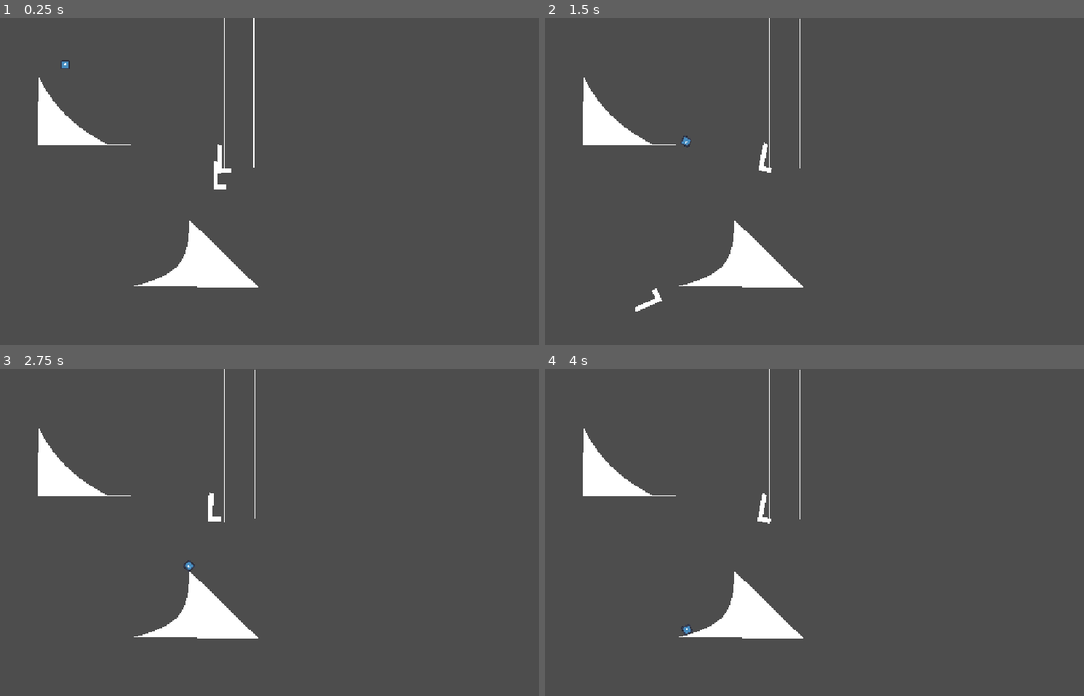
Above: before the commit, frames 1-4 (two rows, left to right).
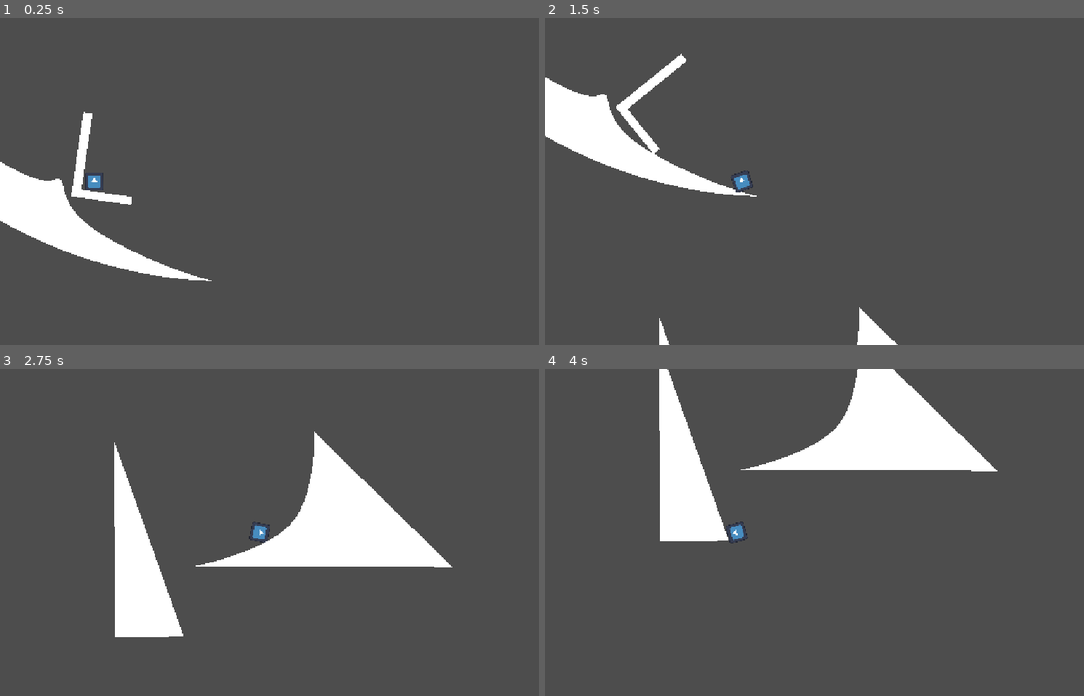
Above: after the commit, the same moments.

Repository: DVJ-2026-27/2D_p2
Game: Godot game, scene res://node_2d.tscn
Same seed, same stepped clock (60 frames per second), same inputs: the game is played once before the commit and once after it. The engine's default icon, where the game draws it, is replaced by a stand-in: a white triangle on a blue panel in a dark square.
Inputs:
- Up to frame 1 (0.25 s): no input
- Up to frame 2 (1.5 s): no input
- Up to frame 3 (2.75 s): no input
- Up to frame 4 (4 s): no input

The runs differ from the first frame. In frame 1, 7.5% of the frame differs, in the area x 0-48%, y 0-83%; in frame 2, 6.6%; in frame 3, 14%, in the area x 7-84%, y 0-83%; in frame 4, 14%.

Commit message:
feat: add more paths

Diff:
--- /dev/null
+++ b/ball.gd
@@ -0,0 +1,11 @@
+extends RigidBody2D
+
+
+# Called when the node enters the scene tree for the first time.
+func _ready() -> void:
+	pass # Replace with function body.
+
+
+# Called every frame. 'delta' is the elapsed time since the previous frame.
+func _process(delta: float) -> void:
+	pass
--- /dev/null
+++ b/main.gd
@@ -0,0 +1,12 @@
+extends Node2D
+
+
+# Called when the node enters the scene tree for the first time.
+func _ready() -> void:
+	pass # Replace with function body.
+
+
+# Called every frame. 'delta' is the elapsed time since the previous frame.
+func _process(delta: float) -> void:
+	$Camera2D.position = (Vector2($Camera2D.position.x, $Ball.position.y))
+	pass
--- a/node_2d.tscn
+++ b/node_2d.tscn
@@ -1,12 +1,14 @@
 [gd_scene format=3 uid="uid://dlv3bbb5ivlg8"]
 
 [ext_resource type="Script" uid="uid://csehclamhrs2s" path="res://plat_1.gd" id="1_0e48y"]
+[ext_resource type="Script" uid="uid://v5k4ucu5ppg7" path="res://main.gd" id="1_0hol4"]
 [ext_resource type="Texture2D" uid="uid://cd770mi6kgg04" path="res://icon.svg" id="2_0e48y"]
+[ext_resource type="Script" uid="uid://cd5vurqgrq7cr" path="res://ball.gd" id="2_0hol4"]
 [ext_resource type="Script" uid="uid://btcibx16fkhtt" path="res://rigid_body_2d_2.gd" id="3_epypp"]
 
 [sub_resource type="Curve2D" id="Curve2D_0e48y"]
 _data = {
-"points": PackedVector2Array(0, 0, 0, 0, 94, 145, -37.470978, -36.196453, 37.470978, 36.196453, 150, 224, 0, 0, 0, 0, 231, 280, 0, 0, 0, 0, 278, 280, 0, 0, 0, 0, 278, 282, 0, 0, 0, 0, 93, 282, 0, 0, 0, 0, 94, 145)
+"points": PackedVector2Array(0, 0, 0, 0, -22, 7, -19.22831, 7.45183, 19.22831, -7.45183, 59, 43, -54.02015, -32.908825, 54.02015, 32.908825, 107, 97, 0, 0, 0, 0, 216, 143, 91.27542, 42.222645, -91.27542, -42.222645, 43, 102, 0, 0, 0, 0, -27, 46, 0, 0, 0, 0, -22, 7)
 }
 point_count = 7
 
@@ -14,116 +16,128 @@
 
 [sub_resource type="CircleShape2D" id="CircleShape2D_2jouu"]
 
+[sub_resource type="GDScript" id="GDScript_q6r6c"]
+script/source = "extends StaticBody2D
+
+
+func _ready() -> void:
+	var points = $Path2D.curve.get_baked_points()
+	$Polygon2D.polygon = points
+	$CollisionPolygon2D.polygon = points
+"
+
 [sub_resource type="Curve2D" id="Curve2D_epypp"]
 _data = {
 "points": PackedVector2Array(0, 0, 0, 0, -69, 28, 0, 0, 0, 0, 68, 162, 0, 0, 0, 0, -68, 161, 0, 0, 0, 0, -187, 161, -27.851547, 27.201813, 27.851547, -27.201813, -94, 121, 0, 0, 0, 0, -69, 28)
 }
 point_count = 6
 
-[sub_resource type="RectangleShape2D" id="RectangleShape2D_2jouu"]
-size = Vector2(109, 20)
+[sub_resource type="Curve2D" id="Curve2D_q6r6c"]
+_data = {
+"points": PackedVector2Array(0, 0, 0, 0, 56, -99, 0, 0, 0, 0, 125, 95, 0, 0, 0, 0, 57, 96, 0, 0, 0, 0, 56, -99)
+}
+point_count = 4
+
+[sub_resource type="Curve2D" id="Curve2D_kdubu"]
+_data = {
+"points": PackedVector2Array(45.684116, 17.806015, -45.684116, -17.806015, 249, -98, 38.13005, 24.820505, -38.13005, -24.820505, 123, -98, 0, 0, 0, 0, 122, -20, 0, 0, 0, 0, 587, -20, 0, 0, 0, 0, 586, -72, -20.144178, -6.6547728, 20.144178, 6.6547728, 510, -83, 11.690818, 0.7194349, -11.690818, -0.7194349, 508, -29, -13.849122, -0.17985873, 13.849122, 0.17985873, 480, -30, 23.201777, -0.35971746, -23.201777, 0.35971746, 479, -88, 16.367144, 4.3166094, -16.367144, -4.3166094, 361, -93, 18.34559, 0.89929366, -18.34559, -0.89929366, 356, -36, 10.431807, 0, -10.431807, 0, 321, -38, -11.510959, -7.0144906, 11.510959, 7.0144906, 311, -95, 0, 0, 0, 0, 249, -98)
+}
+point_count = 14
+
+[sub_resource type="RectangleShape2D" id="RectangleShape2D_4i44c"]
+size = Vector2(17, 70)
 
 [node name="Node2D" type="Node2D" unique_id=1802570973]
+script = ExtResource("1_0hol4")
 
 [node name="plat1" type="StaticBody2D" parent="." unique_id=2137631412]
-position = Vector2(8, 6)
+position = Vector2(-99, -42)
 script = ExtResource("1_0e48y")
 
 [node name="Path2D" type="Path2D" parent="plat1" unique_id=2027012772]
-position = Vector2(-155, -112)
+position = Vector2(37, 43)
 curve = SubResource("Curve2D_0e48y")
 
 [node name="Polygon2D" type="Polygon2D" parent="plat1" unique_id=1307602314]
-position = Vector2(-155, -112)
 
 [node name="CollisionPolygon2D" type="CollisionPolygon2D" parent="plat1" unique_id=1575744239]
-position = Vector2(-155, -112)
 
-[node name="RigidBody2D" type="RigidBody2D" parent="." unique_id=719772311]
+[node name="Ball" type="RigidBody2D" parent="." unique_id=719772311]
 physics_material_override = SubResource("PhysicsMaterial_2jouu")
 gravity_scale = 0.6
+script = ExtResource("2_0hol4")
 
-[node name="CollisionShape2D" type="CollisionShape2D" parent="RigidBody2D" unique_id=2127859603]
+[node name="CollisionShape2D" type="CollisionShape2D" parent="Ball" unique_id=2127859603]
 shape = SubResource("CircleShape2D_2jouu")
 
-[node name="Sprite2D" type="Sprite2D" parent="RigidBody2D" unique_id=1143803584]
+[node name="Sprite2D" type="Sprite2D" parent="Ball" unique_id=1143803584]
 scale = Vector2(0.14453125, 0.14453125)
 texture = ExtResource("2_0e48y")
 
-[node name="Camera2D" type="Camera2D" parent="." unique_id=675413571]
-position = Vector2(447, 248)
-
 [node name="plat2" type="StaticBody2D" parent="." unique_id=459478618]
-position = Vector2(470, 408)
-script = ExtResource("1_0e48y")
+position = Vector2(-262, 118)
+script = SubResource("GDScript_q6r6c")
 
 [node name="Polygon2D" type="Polygon2D" parent="plat2" unique_id=841386376]
-position = Vector2(-155, -112)
+position = Vector2(549, 65)
 
 [node name="CollisionPolygon2D" type="CollisionPolygon2D" parent="plat2" unique_id=1903473057]
-position = Vector2(-155, -112)
+position = Vector2(549, 65)
 
 [node name="Path2D" type="Path2D" parent="plat2" unique_id=2143724161]
+position = Vector2(655, 11)
 curve = SubResource("Curve2D_epypp")
 
 [node name="RigidBody2D2" type="RigidBody2D" parent="." unique_id=151113819]
+position = Vector2(-19, -16)
 script = ExtResource("3_epypp")
 
 [node name="Polygon2D" type="Polygon2D" parent="RigidBody2D2" unique_id=1859065180]
-position = Vector2(2, -15)
-polygon = PackedVector2Array(307, 195, 307, 239, 324, 239, 324, 249, 298, 249, 298, 192)
+polygon = PackedVector2Array(6, -50, 6, 26, 57, 26, 57, 34, -3, 34, -3, -50)
 
 [node name="CollisionPolygon2D" type="CollisionPolygon2D" parent="RigidBody2D2" unique_id=321729718]
-position = Vector2(2, -15)
 
-[node name="RigidBody2D2" type="RigidBody2D" parent="RigidBody2D2" unique_id=809077915]
-script = ExtResource("3_epypp")
+[node name="PinJoint2D" type="PinJoint2D" parent="RigidBody2D2" unique_id=1163712924]
+position = Vector2(2, 30)
+node_a = NodePath("../../StaticBody2D")
+node_b = NodePath("..")
 
-[node name="Polygon2D" type="Polygon2D" parent="RigidBody2D2/RigidBody2D2" unique_id=145803504]
-position = Vector2(2, -15)
-polygon = PackedVector2Array(307, 195, 307, 239, 324, 239, 324, 249, 298, 249, 298, 192)
+[node name="StaticBody2D" type="StaticBody2D" parent="." unique_id=1373900128]
+position = Vector2(-260, 15)
 
-[node name="CollisionPolygon2D" type="CollisionPolygon2D" parent="RigidBody2D2/RigidBody2D2" unique_id=582750976]
-position = Vector2(2, -15)
+[node name="Camera2D" type="Camera2D" parent="." unique_id=675413571]
+position = Vector2(195, -6)
+zoom = Vector2(2, 2)
 
-[node name="RigidBody2D3" type="RigidBody2D" parent="." unique_id=859685700]
-position = Vector2(316, 219)
+[node name="StaticBody2D2" type="StaticBody2D" parent="." unique_id=803124502]
 
-[node name="Line2D" type="Line2D" parent="RigidBody2D3" unique_id=1795214119]
-position = Vector2(-240, -152)
-points = PackedVector2Array(239, -154, 239, 161)
-width = 2.0
+[node name="plat3" type="StaticBody2D" parent="." unique_id=439954601]
+position = Vector2(-36, 319)
+script = ExtResource("1_0e48y")
 
-[node name="RigidBody2D4" type="RigidBody2D" parent="." unique_id=1581792437]
-position = Vector2(374, 217)
+[node name="Path2D" type="Path2D" parent="plat3" unique_id=1657640773]
+position = Vector2(-68, 4)
+curve = SubResource("Curve2D_q6r6c")
 
-[node name="Line2D2" type="Line2D" parent="RigidBody2D4" unique_id=813285653]
-position = Vector2(-298, -140)
-points = PackedVector2Array(297, -152, 297, 143)
-width = 2.0
+[node name="Polygon2D" type="Polygon2D" parent="plat3" unique_id=1683729708]
 
-[node name="PinJoint2D" type="PinJoint2D" parent="." unique_id=1586309452]
-position = Vector2(315, 226)
-node_a = NodePath("../RigidBody2D3")
-node_b = NodePath("../RigidBody2D2")
+[node name="CollisionPolygon2D" type="CollisionPolygon2D" parent="plat3" unique_id=956550058]
 
-[node name="PinJoint2D" type="PinJoint2D" parent="PinJoint2D" unique_id=34604645]
-position = Vector2(0, -292)
-node_a = NodePath("../../StaticBody2D")
-node_b = NodePath("../../RigidBody2D3")
+[node name="plat4" type="StaticBody2D" parent="." unique_id=1515047628]
+position = Vector2(-184, 550)
+script = ExtResource("1_0e48y")
 
-[node name="PinJoint2D2" type="PinJoint2D" parent="." unique_id=789413306]
-position = Vector2(373, 216)
-node_a = NodePath("../RigidBody2D4")
-node_b = NodePath("../RigidBody2D2")
+[node name="Path2D" type="Path2D" parent="plat4" unique_id=458127440]
+position = Vector2(-68, 4)
+curve = SubResource("Curve2D_kdubu")
 
-[node name="PinJoint2D2" type="PinJoint2D" parent="PinJoint2D2" unique_id=2066481076]
-position = Vector2(0, -280)
-node_a = NodePath("../../RigidBody2D4")
-node_b = NodePath("../../StaticBody2D")
+[node name="Polygon2D" type="Polygon2D" parent="plat4" unique_id=1645102651]
 
-[node name="StaticBody2D" type="StaticBody2D" parent="." unique_id=1930207558]
+[node name="CollisionPolygon2D" type="CollisionPolygon2D" parent="plat4" unique_id=960075991]
 
-[node name="CollisionShape2D" type="CollisionShape2D" parent="StaticBody2D" unique_id=1727283507]
-position = Vector2(345.5, -65)
-shape = SubResource("RectangleShape2D_2jouu")
+[node name="Area2D" type="Area2D" parent="." unique_id=1547109301]
+position = Vector2(380, 408)
+
+[node name="CollisionShape2D" type="CollisionShape2D" parent="Area2D" unique_id=1154497013]
+position = Vector2(1, 1)
+shape = SubResource("RectangleShape2D_4i44c")
--- a/project.godot
+++ b/project.godot
@@ -1,3 +1,11 @@
+; Engine configuration file.
+; It's best edited using the editor UI and not directly,
+; since the parameters that go here are not all obvious.
+;
+; Format:
+;   [section] ; section goes between []
+;   param=value ; assign values to parameters
+
 config_version=5
 
 [application]
Not shown, added: ball.gd.uid
Not shown, added: main.gd.uid
